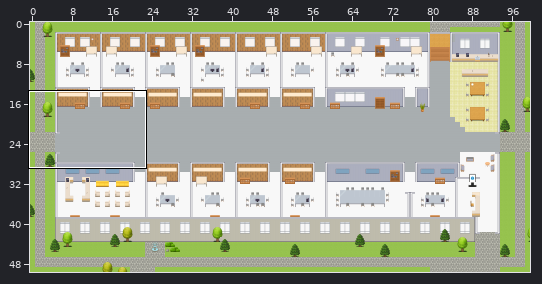
One commit to this Tiled map (JSON): maps/PH-Customer-Engagement-Platform-Content-Dev-Delivery.tmj. Above, an overview of the earlier version with the close-up marked.
Close-up. Earlier state:
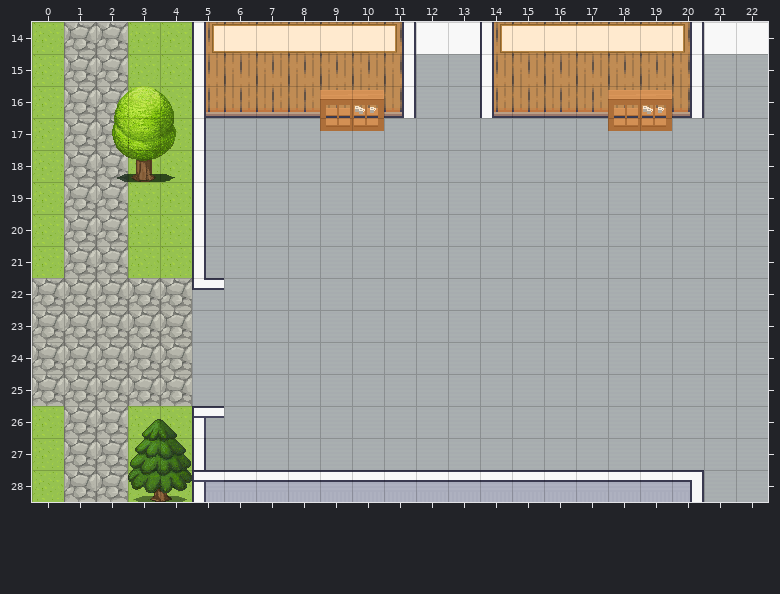
Cells are 32x32 px. Shown: x 0..22, y 14..28. The commit also changed other parts of the map, which this record leaves out.
And afterwards:
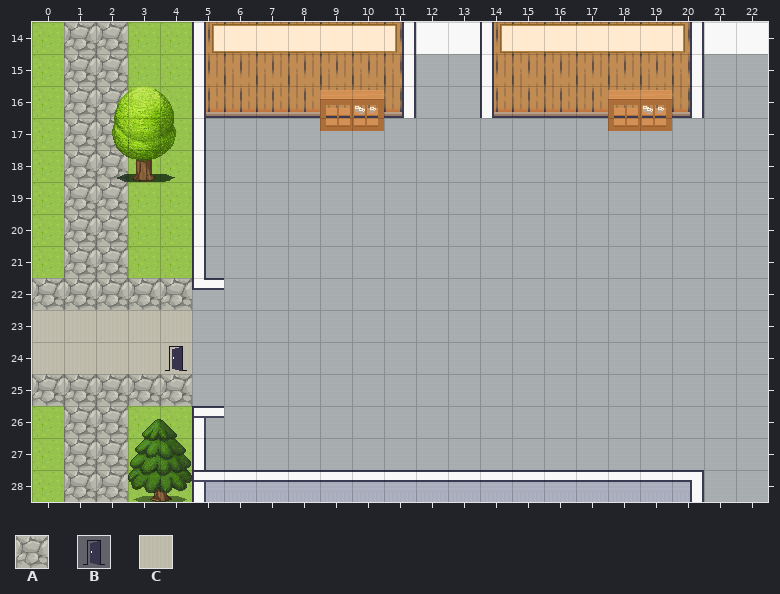
Key: from "Exterior": A 638; from "User_Zones": B 65; from "room2": C 328.
_ is an empty cell.
What changed:
Layer "outside":
The edit turns tile A into tile C in rows 23 to 24 at x 0 to 4.
Layer "zones":
There is now tile B in row 24 at x 4.
